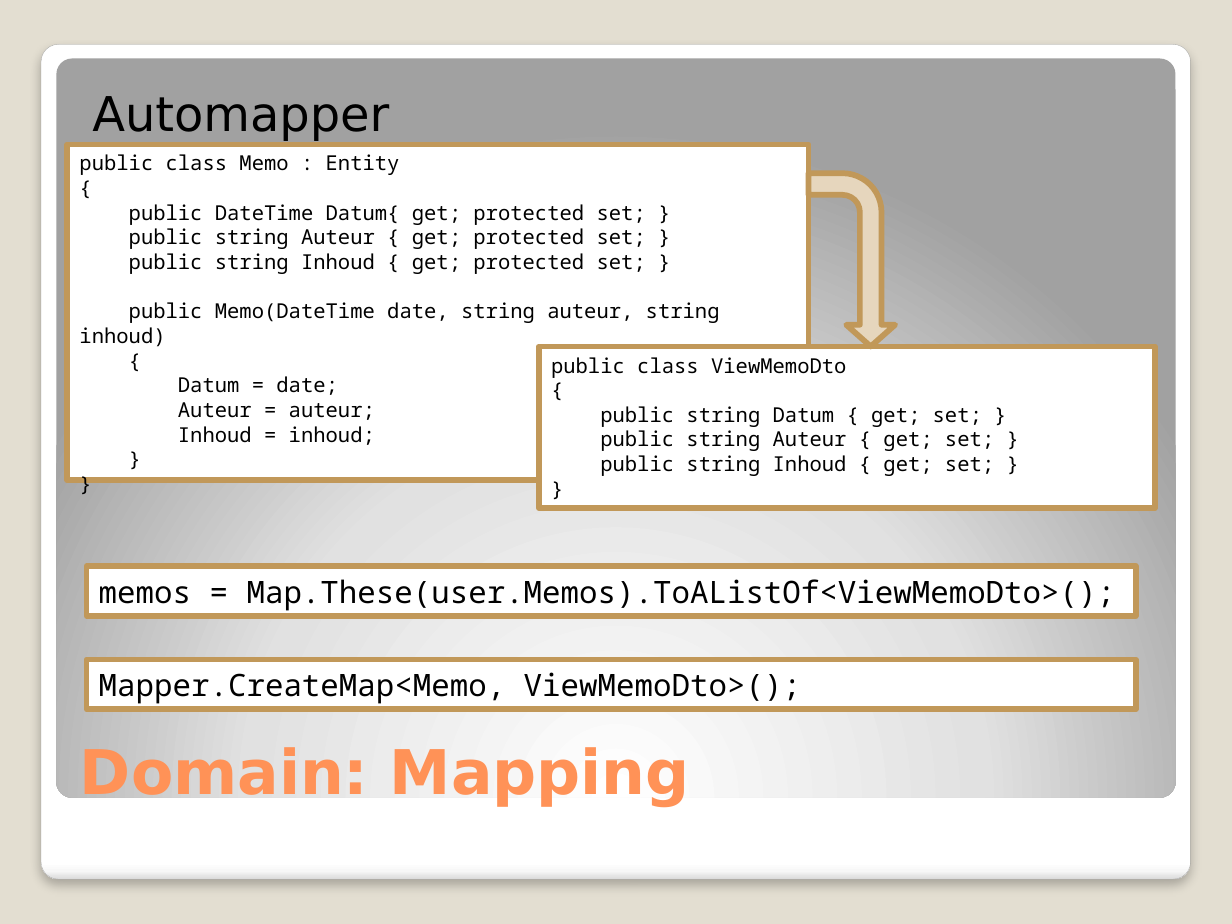
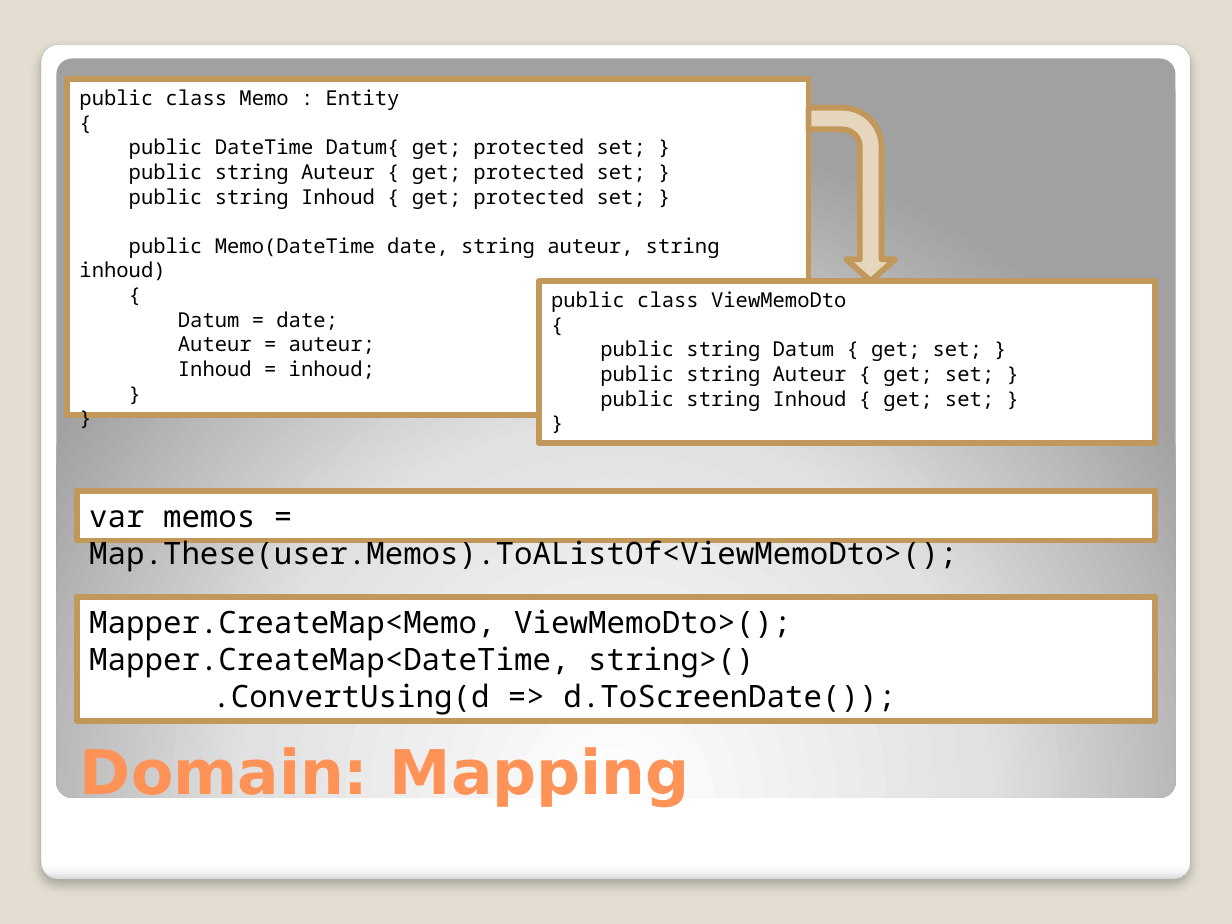
Before and after one commit to michelgrootjans/dkvlessonslearned, a slide deck: slide 5 of slides/Technical Session/Lessons learned.pptx. Drawn at 1232x924 pixels with LibreOffice and Linux fonts; fonts in the diff are those of the drawing. Boxes give left, top, right and bottom in pixels: in the first picture for what was removed or moved away, otherwise in the second. Text is boxed around its words. In the diff, an @@ line names an element or a change of style, - is before the commit and + after.

```diff
--- a/slides/Technical Session/Lessons learned.pptx
+++ b/slides/Technical Session/Lessons learned.pptx
@@ text removed at (92, 96, 389, 141) @@
-Automapper
@@ 2 rectangles, 1 bent arrow: place and size @@
-2 rectangles, 1 bent arrow at (68, 144, 1154, 508)
+2 rectangles, 1 bent arrow at (68, 79, 1154, 442)
@@ rectangle "var memos = Map.These(user.Memos).ToAListOf<ViewMemoDto>();": place and size @@
-rectangle "var memos = Map.These(user.Memos).ToAListOf<ViewMemoDto>();" at (86, 567, 1136, 616)
+rectangle "var memos = Map.These(user.Memos).ToAListOf<ViewMemoDto>();" at (76, 490, 1154, 540)
@@ text in rectangle at (89, 510, 958, 572): text changed @@
-memos = Map.These(user.Memos).ToAListOf<ViewMemoDto>();
+var memos = Map.These(user.Memos).ToAListOf<ViewMemoDto>();
@@ rectangle "Mapper.CreateMap<Memo, ViewMemoDto>();": place and size @@
-rectangle "Mapper.CreateMap<Memo, ViewMemoDto>();" at (86, 659, 1136, 708)
+rectangle "Mapper.CreateMap<Memo, ViewMemoDto>();" at (76, 596, 1154, 721)
@@ text in rectangle at (89, 646, 896, 715): paragraphs added @@
+Mapper.CreateMap<DateTime, string>()
+.ConvertUsing(d => d.ToScreenDate());
```
Also in this commit, not shown: 2 other slides changed, 8 slides added, 1 slide removed, 3 other files.
